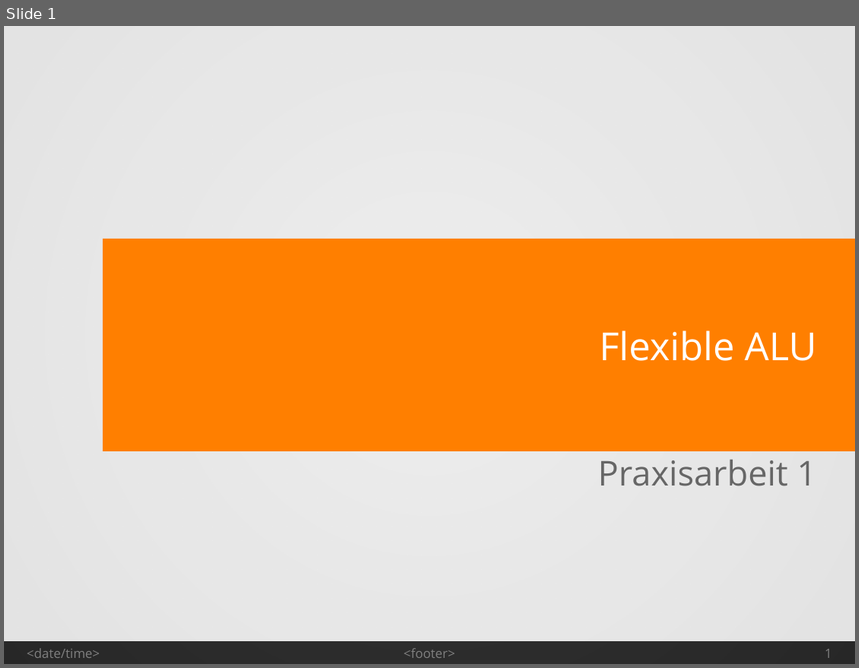
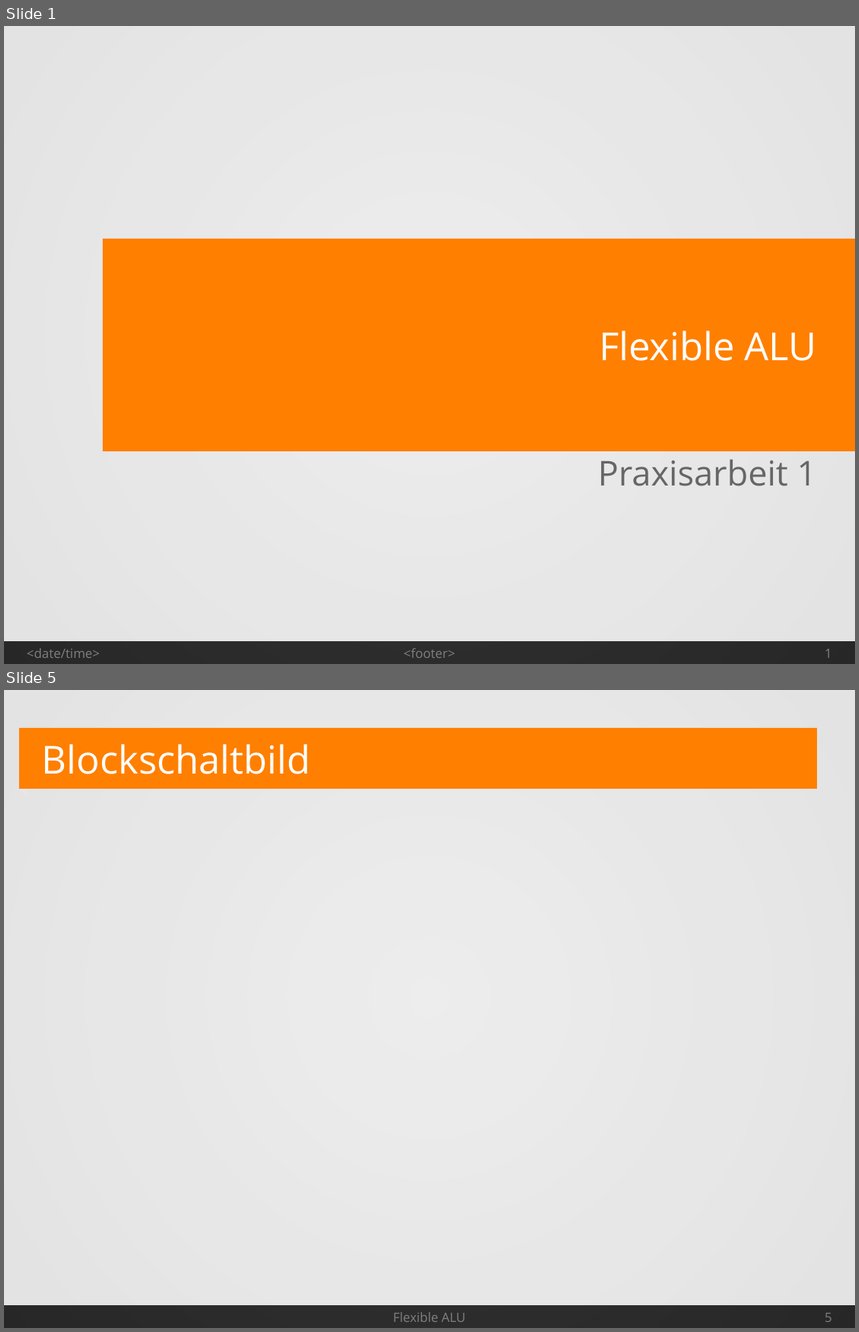
Before and after one commit to Geend/FHDWLogicWorksLib, a slide deck: alu-4/Spec/AluSpec.odp. Shown one above the other, each under a label of ours: slide 1 before the commit, slides 1 and 5 after it; the slides between them are not shown. The pictures are 859x668 and 859x1332 pixels, drawn with LibreOffice and Linux fonts; fonts in the diff are those of the drawing. Boxes give left, top, right and bottom in pixels: in the first picture for what was removed or moved away, otherwise in the second. Text is boxed around its words. In the diff, an @@ line names an element or a change of style, - is before the commit and + after.

```diff
--- a/alu-4/Spec/AluSpec.odp
+++ b/alu-4/Spec/AluSpec.odp
@@ slide 5 added at bbox=[4, 690, 855, 1328], background #FFFFFF; not listed: 2 template elements that a slide beside it also shows @@
@@ rectangle added at bbox=[19, 728, 817, 789], fill #FF7F00 @@
@@ title added at bbox=[42, 744, 310, 774], 36 pt, text #FFFFFF @@
+Blockschaltbild
@@ right triangle added at bbox=[19, 788, 27, 796], fill gradient #BF5F00 @@
@@ text added at bbox=[393, 1312, 466, 1322], 12 pt, text #808080 @@
+Flexible ALU
@@ page number added at bbox=[825, 1313, 832, 1322], 12 pt, text #808080 @@
+5
```
Also in this commit, not shown: 8 other slides added, 4 other files.
